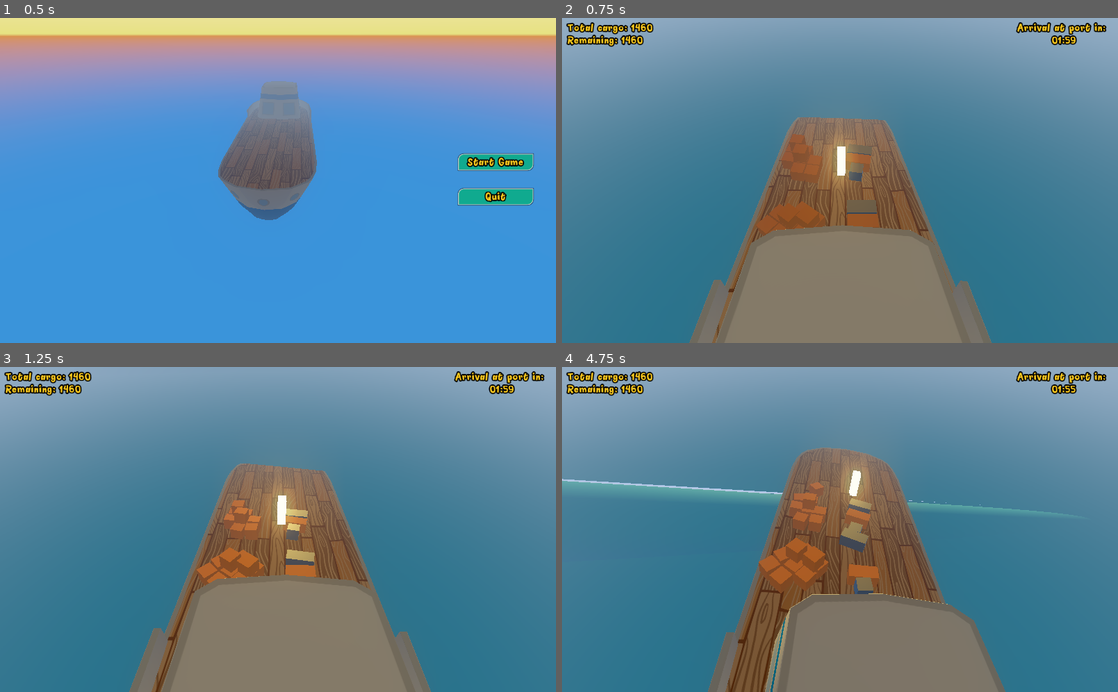
Above: before the commit, frames 1-4 (two rows, left to right).
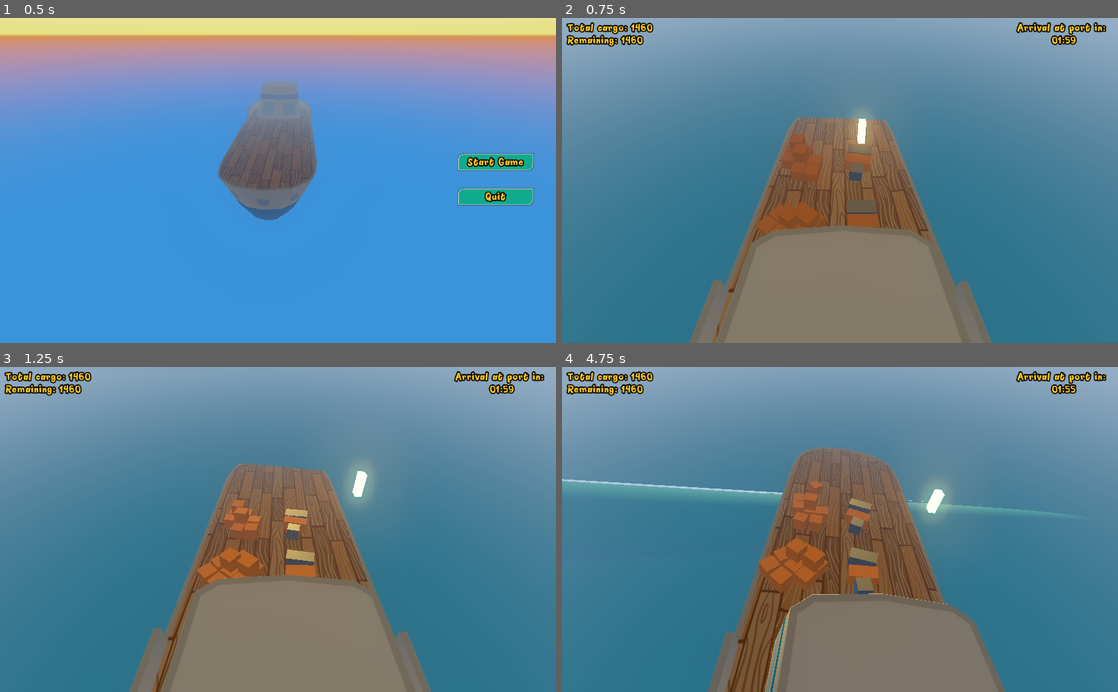
Above: after the commit, the same moments.

Repository: Boivin92/GMTK2020
Game: Godot game, scene res://Game/Menu/MainMenu.tscn
Two runs of this game, one before a commit and one after it. Both use one fixed random seed, a clock stepped at 60 frames per second and the inputs below.
Inputs (mouse positions are in pixels of both pictures, inside the frame that each line leads up to):
- Up to frame 1 (0.5 s): no input
- Up to frame 2 (0.75 s): click "Start Game" at 0.5 s
- Up to frame 3 (1.25 s): no input
- Up to frame 4 (4.75 s): move the mouse to (962, 513) at 1.27 s; press the mouse at (962, 513) at 1.28 s; hold Right (ui_right) 1.28-2.03 s; move the mouse to (728, 545) at 2.02 s; release the mouse at (728, 545) at 2.03 s; hold Down (ui_down) 2.03-2.78 s; click (728, 545) at 2.1 s; move the mouse to (895, 458) at 2.77 s; press the mouse at (895, 458) at 2.78 s; hold Right (ui_right) 2.78-3.53 s; move the mouse to (812, 594) at 3.52 s; release the mouse at (812, 594) at 3.53 s; hold Up (ui_up) 3.53-4.28 s; click (812, 594) at 3.6 s; move the mouse to (1006, 578) at 4.27 s; press the mouse at (1006, 578) at 4.28 s; hold Left (ui_left) from 4.28 s (still down)

Frame 1 is identical in both runs. In frame 2, 1.0% of the frame differs, in the area x 47-57%, y 27-52%; in frame 3, 1.7%; in frame 4, 2.4%, in the area x 38-72%, y 28-69%.

Commit message:
Contrôle de la grue avec la souris (mode Follow)

Diff:
--- a/Game/Level/Level.tscn
+++ b/Game/Level/Level.tscn
@@ -25,7 +25,9 @@
 script = ExtResource( 5 )
 
 [node name="Grue" parent="boat2" instance=ExtResource( 1 )]
-transform = Transform( 1, 0, 0, 0, 1, 0, 0, 0, 1, -0.0240302, 6.0001, 5.10777 )
+transform = Transform( 1, 0, 0, 0, 1, 0, 0, 0, 1, -0.0240302, 6.0001, 11.1653 )
+control_type = 1
+camera = NodePath("../../Camera")
 
 [node name="Camera" type="Camera" parent="."]
 transform = Transform( -1, -2.49609e-07, 2.09447e-07, 0, 0.642788, 0.766044, -3.25841e-07, 0.766044, -0.642788, 0, 19.696, -5 )
--- a/Grue/Grue.gd
+++ b/Grue/Grue.gd
@@ -75,7 +75,7 @@
 	return Vector3.ZERO
 
 func mouse_world_position() -> Vector3:
-	var pont = Plane(Vector3(0, 1, 0), 2)
+	var pont = Plane(Vector3(0, 1, 0), translation.y)
 	var p2d = get_viewport().get_mouse_position()
 	var p3d = pont.intersects_ray(camera.project_ray_origin(p2d), camera.project_ray_normal(p2d))
 	return p3d - translation if p3d else Vector3.ZERO
